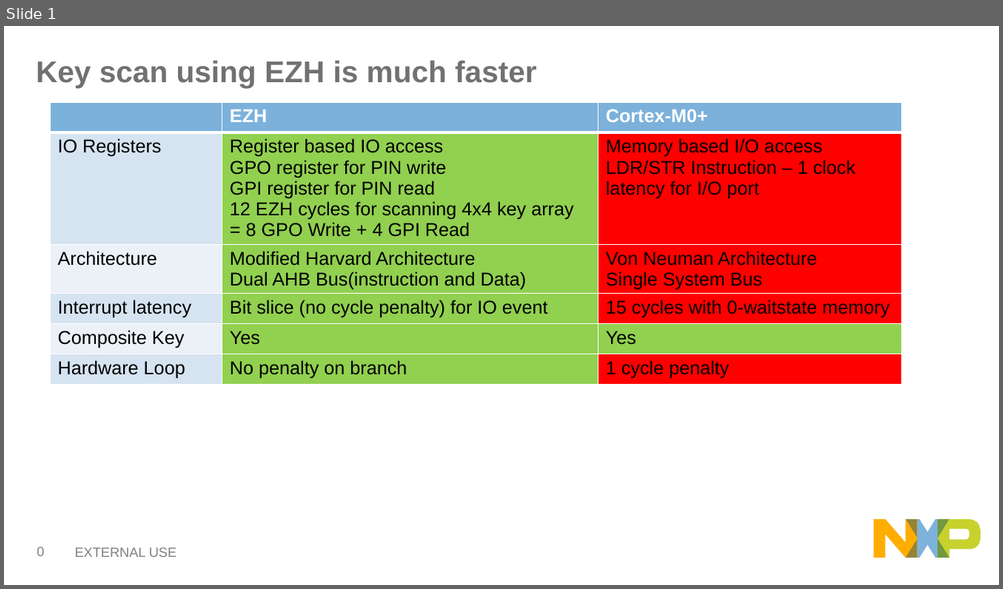
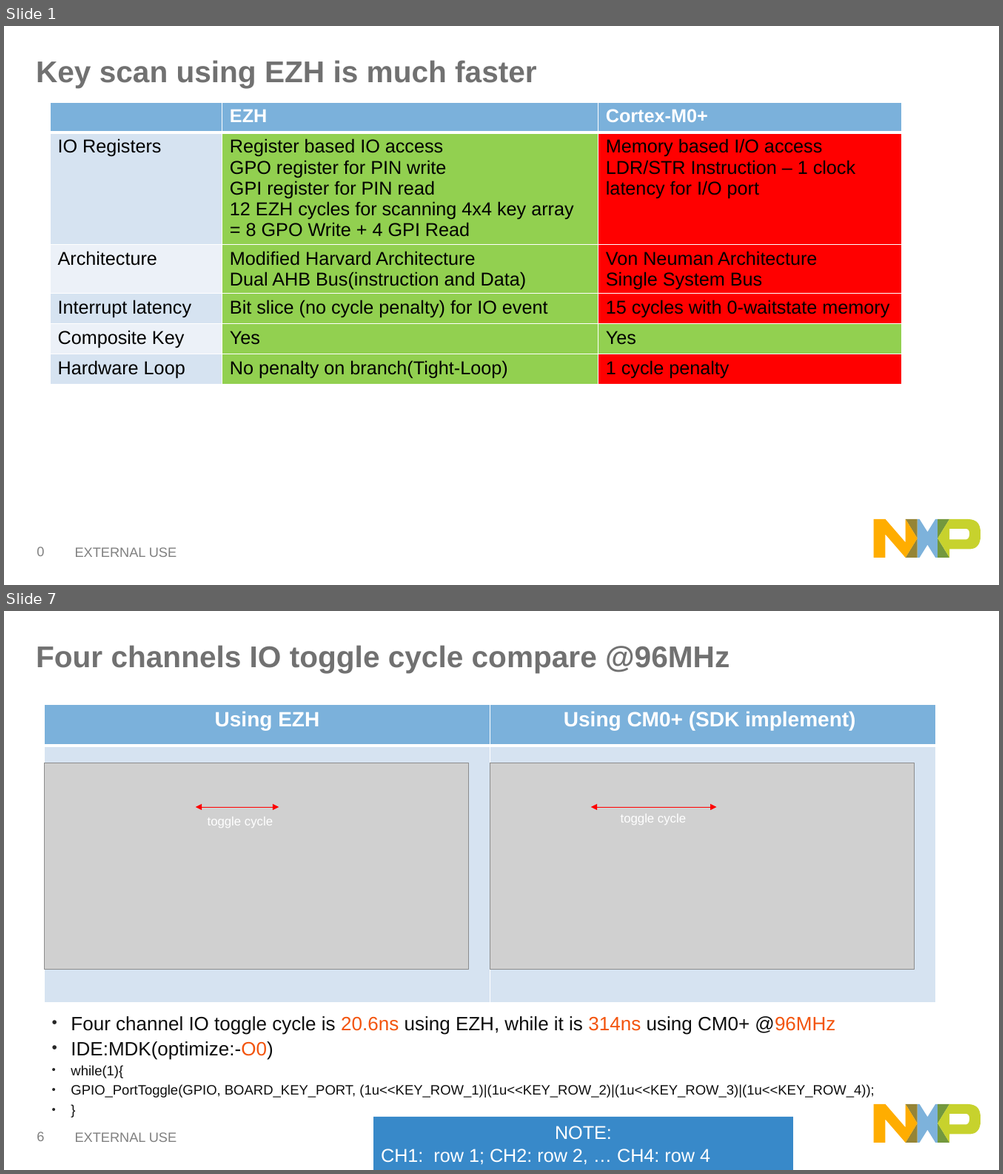
Before and after one commit to JohnWu1234/EZH_KeyScan, a slide deck: ezh_for_key_scan_john.pptx. Shown one above the other, each under a label of ours: slide 1 before the commit, slides 1 and 7 after it; the slides between them are not shown. The pictures are 1003x589 and 1003x1174 pixels, drawn with LibreOffice and Linux fonts; fonts in the diff are those of the drawing; grey boxes stand for pictures. Boxes give left, top, right and bottom in pixels: in the first picture for what was removed or moved away, otherwise in the second. Text is boxed around its words. In the diff, an @@ line names an element or a change of style, - is before the commit and + after.

Commit message:
[lpc51u68][ezh][keyscan]v2.0     1.add 150MHz perfermance     2.add GPIO toggle with SDK implement     3.update the compare slid

```diff
--- a/ezh_for_key_scan_john.pptx
+++ b/ezh_for_key_scan_john.pptx
@@ slide 7 added at box(4, 611, 999, 1170), background #FFFFFF; not listed: 7 template elements that a slide beside it also shows @@
@@ title added at box(36, 645, 729, 673), 29 pt, text #707070, bold @@
+Four channels IO toggle cycle compare @96MHz
@@ table added at box(44, 704, 935, 1002), 2 rows, 2 columns @@
+Using EZH | Using CM0+ (SDK implement)
+ | 
@@ picture added at box(44, 763, 469, 970) @@
@@ picture added at box(489, 763, 914, 970) @@
@@ double arrow added from (196, 807) to (279, 807), #FF0000 0.75 pt @@
@@ double arrow added from (590, 807) to (717, 807), #FF0000 0.75 pt @@
@@ text added at box(208, 817, 273, 828), 12 pt, text #FFFFFF @@
+toggle cycle
@@ text added at box(620, 814, 686, 825), 12 pt, text #FFFFFF @@
+toggle cycle
@@ text added at box(71, 1017, 835, 1060), 18.6 pt, text #0D0D0D @@
+• Four channel IO toggle cycle is 20.6ns using EZH, while it is 314ns using CM0+ @96MHz
+• IDE:MDK(optimize:-O0)
@@ text added at box(71, 1065, 874, 1098), 13.2 pt, text #0D0D0D @@
+• while(1){
+• GPIO_PortToggle(GPIO, BOARD_KEY_PORT, (1u<<KEY_ROW_1)|(1u<<KEY_ROW_2)|(1u<<KEY_ROW_3)|(1u<<KEY_ROW_4));
+• }
@@ rectangle added at box(373, 1117, 793, 1170), fill #3889C9, 18 pt, text #FFFFFF @@
+NOTE:
+CH1: row 1; CH2: row 2, … CH4: row 4
@@ slide 1 changed as well @@
@@ table at box(51, 102, 902, 395) @@
-row 6, column 2: No penalty on branch
+row 6, column 2: No penalty on branch(Tight-Loop)
```
Also in this commit, not shown: 3 other slides changed, 9 other slides added, 11 other files.
